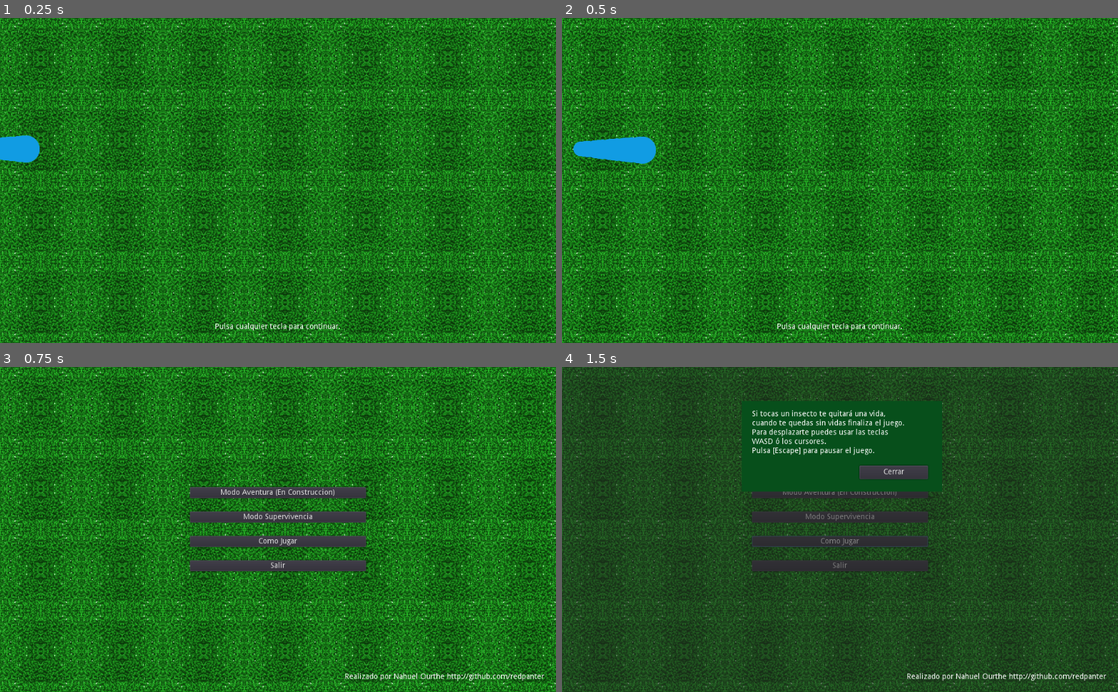
Above: before the commit, frames 1-4 (two rows, left to right).
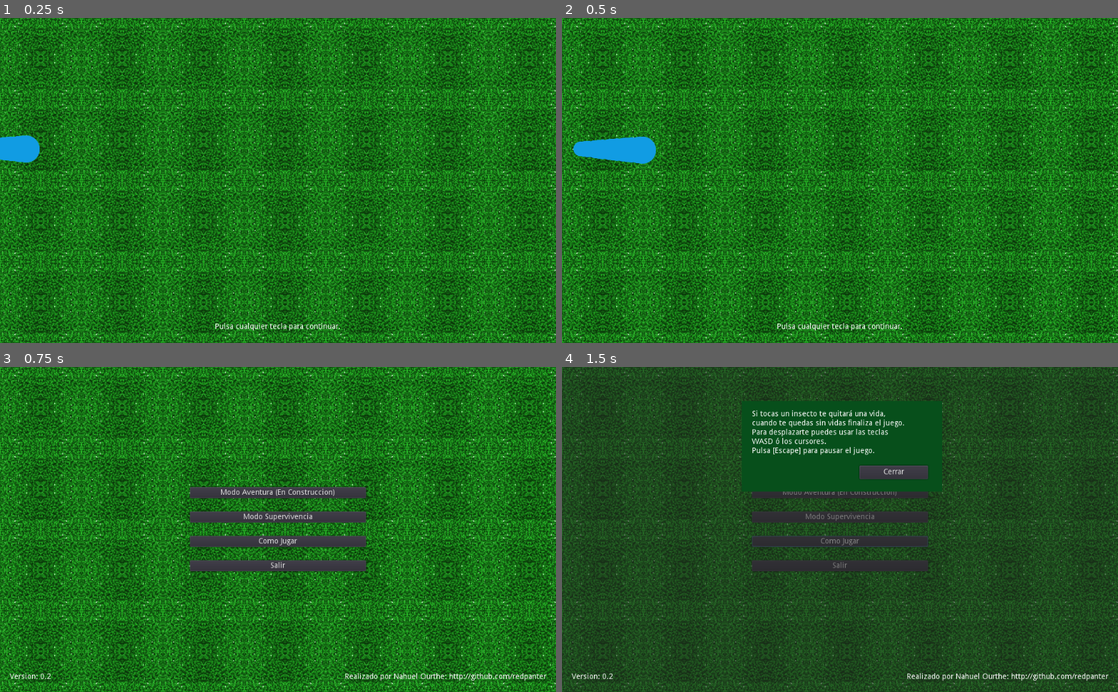
Above: after the commit, the same moments.

Repository: nourthe/nombres
Game: Godot game, scene res://intro.tscn
Same seed, same stepped clock (60 frames per second), same inputs: the game is played once before the commit and once after it.
Inputs:
- Up to frame 1 (0.25 s): no input
- Up to frame 2 (0.5 s): no input
- Up to frame 3 (0.75 s): tap Enter at 0.5 s; hold Right (pj_right) from 0.53 s (still down)
- Up to frame 4 (1.5 s): release Right (pj_right) at 1.25 s; click "Como Jugar" at 1.25 s

Frames 1-2 are identical in both runs. In frame 3, 0.3% of the frame differs, in the area x 1-99%, y 94-97%; in frame 4, 0.3%.

Commit message:
+ version label and global.version

Diff:
--- a/escenas/menu.tscn
+++ b/escenas/menu.tscn
@@ -94,7 +94,13 @@
 margin_top = 564.928
 margin_right = 1002.06
 margin_bottom = 578.928
-text = "Realizado por Nahuel Ourthe http://github.com/redpanter"
+text = "Realizado por Nahuel Ourthe: http://github.com/redpanter"
+
+[node name="version" type="Label" parent="."]
+margin_left = 18.017
+margin_top = 564.928
+margin_right = 388.96
+margin_bottom = 578.928
 
 [connection signal="pressed" from="MarginContainer/botonera/aventura" to="." method="_on_aventura"]
 [connection signal="pressed" from="MarginContainer/botonera/super" to="." method="on_super"]
--- a/src/global.gd
+++ b/src/global.gd
@@ -1,4 +1,6 @@
 extends Node
+
+var version = "0.2"
 
 var super_high_score = 0
 var super_last_score = 0
--- a/src/menu.gd
+++ b/src/menu.gd
@@ -2,7 +2,7 @@
 
 
 func _ready():
-	pass
+	$version.text = "Version: " + global.version
 
 func on_salir():
 	get_tree().quit()
